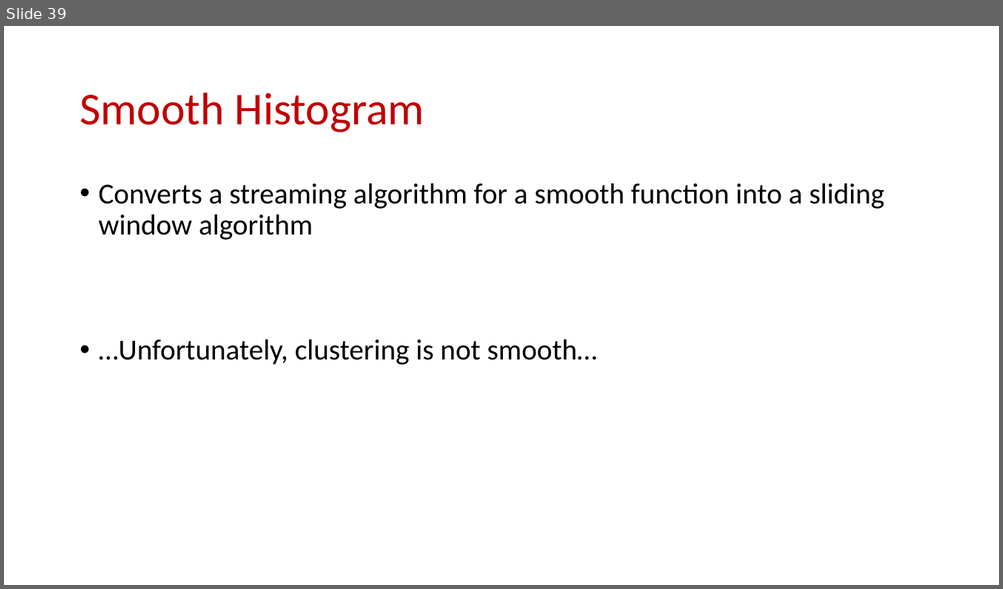
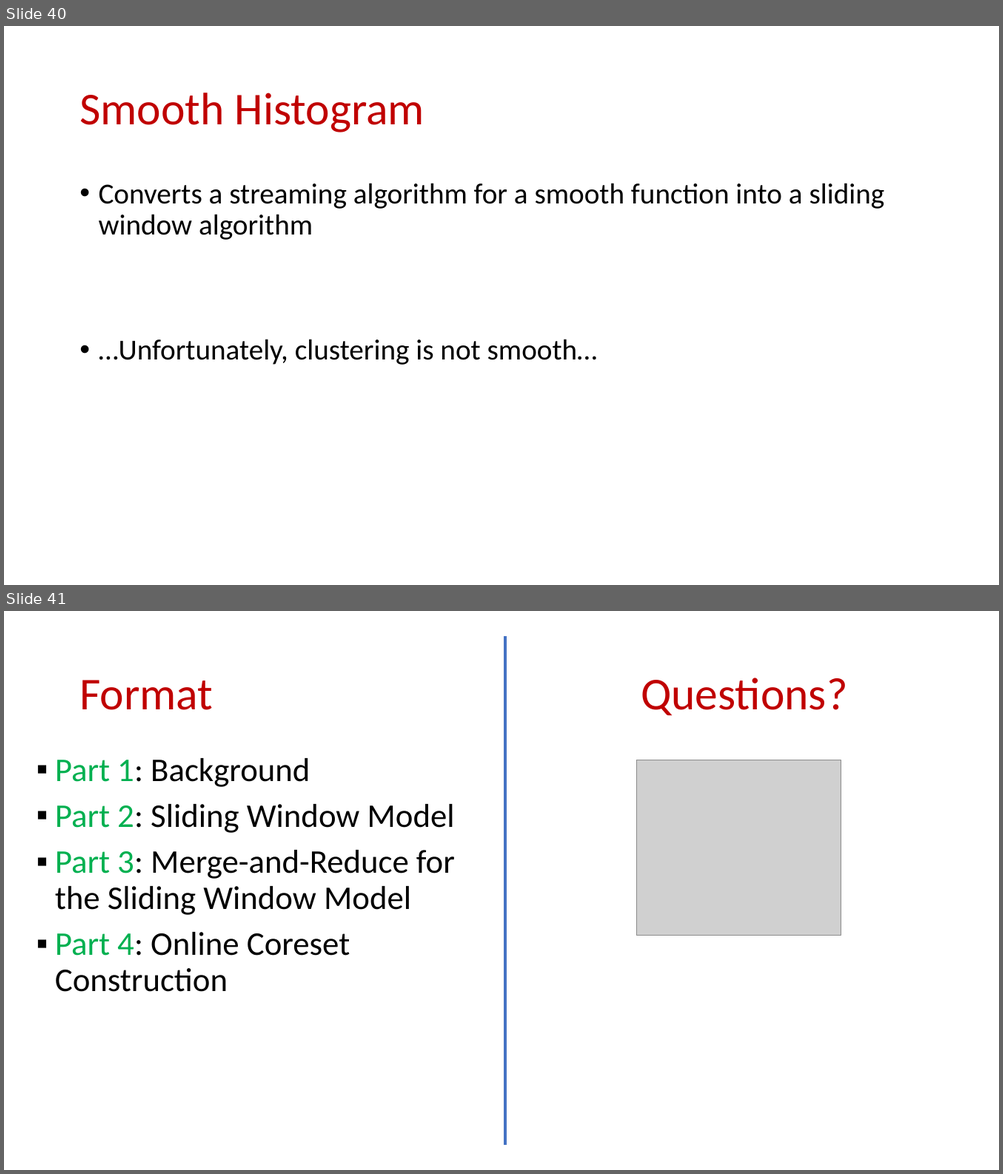
Before and after one commit to samsonzhou/samsonzhou.github.io, a slide deck: other-talks/Near-Optimal k-Clustering in the Sliding Window Model.pptx. Shown one above the other, each under a label of ours: slide 39 before the commit, slides 40 and 41 after it. The pictures are 1003x589 and 1003x1174 pixels, drawn with LibreOffice and Linux fonts; fonts in the diff are those of the drawing; grey boxes stand for pictures. Boxes give left, top, right and bottom in pixels: in the first picture for what was removed or moved away, otherwise in the second. Text is boxed around its words. In the diff, an @@ line names an element or a change of style, - is before the commit and + after.

```diff
--- a/other-talks/Near-Optimal k-Clustering in the Sliding Window Model.pptx
+++ b/other-talks/Near-Optimal k-Clustering in the Sliding Window Model.pptx
@@ slide 41 added at (x1=4, y1=611, x2=999, y2=1170), background #FFFFFF @@
@@ line added from (505, 636) to (505, 1145), #4472C4 3 pt @@
@@ text added at (x1=79, y1=680, x2=213, y2=710), 44 pt, text #C00000 @@
+Format
@@ title added at (x1=640, y1=678, x2=847, y2=715), 44 pt, text #C00000 @@
+Questions?
@@ text added at (x1=55, y1=758, x2=455, y2=992), 32 pt, text #000000 @@
+▪ Part 1: Background
+▪ Part 2: Sliding Window Model
+▪ Part 3: Merge-and-Reduce for the Sliding Window Model
+▪ Part 4: Online Coreset Construction
@@ picture added at (x1=637, y1=760, x2=841, y2=936) @@
@@ what was slide 39 is now slide 40 @@
```
Also in this commit, not shown: 2 slides changed, 32 other slides added.
